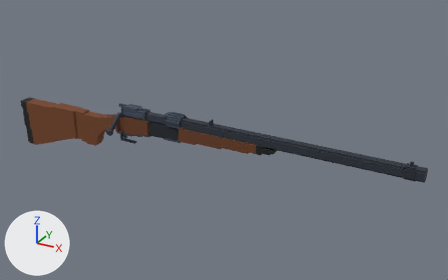
An edit to the glTF model packages/deadvox/src/content/base/assets/models/rifle_hunting.glb, drawn before and after from the same camera.
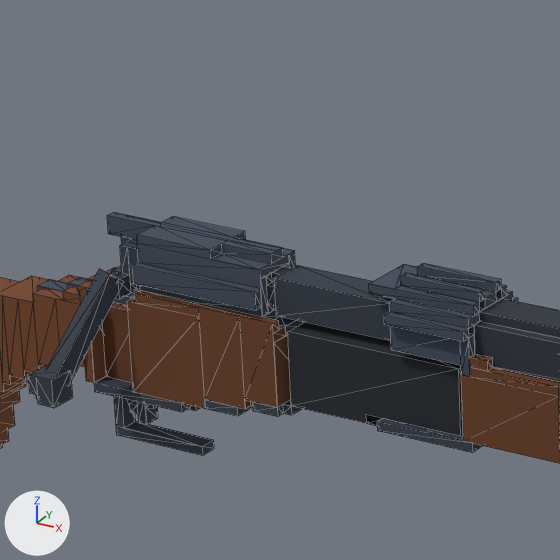
Each version appears first whole from a 50 mm lens placed at (0.727, -1.125, 0.543), pointed at (0.089, 0.034, -0.036), and next in a close-up on the part from 23% to 43% of the width and 24% to 58% of the height. Every picture has the same lights, and +X, +Y and +Z are marked at lower left. The older version's two pictures come first. The close-ups show mesh edges as thin lines. Vertices at exactly the same position are counted once.

The older version as bpy lines, for what is in view:
```python
ob_bolt_handle_knob_bolt_handle_knob = bpy.data.objects.new('bolt-handle-knob:bolt-handle-knob', me_bolt_handle_knob_bolt_handle_knob)
ob_bolt_handle_knob_bolt_handle_knob.parent = ob_rifle_hunting
ob_bolt_handle_knob_bolt_handle_knob.location = (-0.182, -0.0443, -0.0418)
ob_bolt_handle_knob_bolt_handle_knob.rotation_euler = (0.0, 0.0, -1.571)  # degrees (0, 0, -90)
ob_handguard_handguard = bpy.data.objects.new('handguard:handguard', me_handguard_handguard)
ob_handguard_handguard.parent = ob_rifle_hunting
ob_handguard_handguard.location = (0.0, 0.0, 0.0)
ob_lower_lower = bpy.data.objects.new('lower:lower', me_lower_lower)
ob_lower_lower.parent = ob_rifle_hunting
ob_lower_lower.location = (0.0, 0.0, -0.0517)
ob_receiver_receiver = bpy.data.objects.new('receiver:receiver', me_receiver_receiver)
ob_receiver_receiver.parent = ob_rifle_hunting
ob_receiver_receiver.location = (0.0, 0.0, 0.0)
ob_stock_stock = bpy.data.objects.new('stock:stock', me_stock_stock)
ob_stock_stock.parent = ob_rifle_hunting
ob_stock_stock.location = (-0.184, 0.0, -0.023)
# also in view: 'magazine:magazine' at (-0.048, 0.0, -0.028); 'bolt-handle-arm:bolt-handle-arm' at (-0.176, -0.029, -0.021); 'bolt-carrier:bolt-carrier' at (-0.106, -0.004, -0.002); 'barrel:barrel' at (0.276, 0.0, 0.0)
```
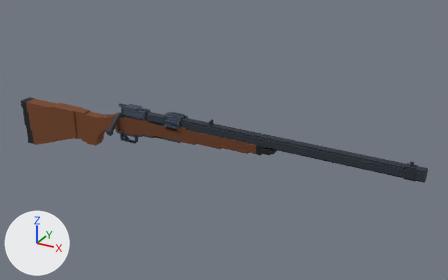
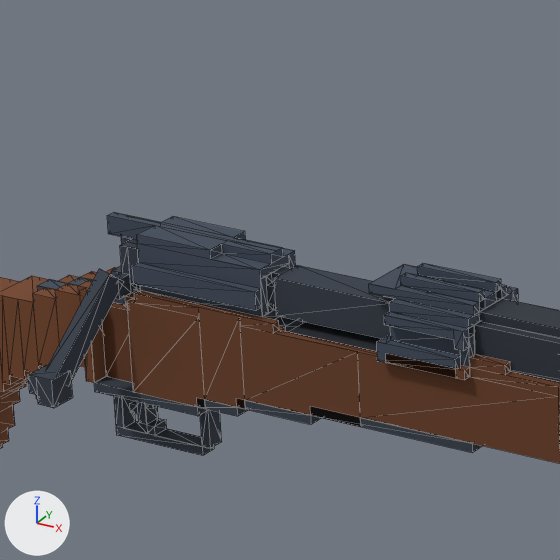
What differs and where, as boxes [x1, y1, x2, y2] in the close-ups (560 x 560 px; the box of a moved part takes in the faces that stretch with it):
'receiver:receiver', reshaped
    before: [37, 213, 518, 377]
    after: [37, 213, 518, 369]
part 1 of me_handguard_handguard, built on
    before: [128, 297, 560, 454]
    after: [125, 293, 560, 454]
part 2 of me_lower_lower, deleted
    before: [251, 400, 302, 417]
part 3 of me_lower_lower, moved or reshaped
    both: [115, 392, 472, 453]
part 4 of me_receiver_receiver, built on
    before: [388, 325, 468, 365]
    after: [377, 287, 518, 369]
part 5 of me_stock_stock, moved or reshaped
    before: [0, 275, 96, 367]
    after: [45, 271, 97, 344]
'magazine:magazine', unchanged, covered by the edit
    before: [288, 322, 463, 436]
    after: [288, 322, 382, 351]

Diff of the bpy script that builds the scene:
```diff
--- a/packages/deadvox/src/content/base/assets/models/rifle_hunting.glb.py
+++ b/packages/deadvox/src/content/base/assets/models/rifle_hunting.glb.py
@@ me_handguard_handguard @@
 # used by ob_handguard_handguard; parent = ob_rifle_hunting; location = (0.0, 0.0, 0.0)
-me_handguard_handguard.from_pydata(...)  # 183 vertices, 254 faces; spans x -0.184..0.236, y -0.016..0.016, z -0.052..-0.004
+me_handguard_handguard.from_pydata(...)  # 224 vertices, 332 faces; spans x -0.184..0.236, y -0.02..0.02, z -0.052..-0.004
+# me_handguard_handguard part 1: 17 vertices moved from x -0.14..0.008, y -0.016..0.016, z -0.052..-0.004 to x -0.136..0.016, y -0.016..0.016, z -0.052..-0.004; 9 vertices removed from x -0.164..-0.004, y -0.016..0.016, z -0.04..-0.008; 50 vertices added at x -0.168..0.04, y -0.02..0.02, z -0.044..-0.004
+# other edits to the shape of me_handguard_handguard do not show in these pictures
 me_handguard_handguard.materials.append(mat_693c20)
@@ me_lower_lower @@
 # used by ob_lower_lower; parent = ob_rifle_hunting; location = (0.0, 0.0, -0.0517)
-me_lower_lower.from_pydata(...)  # 110 vertices, 160 faces; spans x -0.184..0.0, y -0.016..0.016, z -0.028..0.012
+me_lower_lower.from_pydata(...)  # 84 vertices, 134 faces; spans x -0.184..0.0, y -0.016..0.016, z -0.028..0.012
+# me_lower_lower part 2: the loose piece of 24 vertices spanning x -0.108..-0.088, y -0.016..0.016, z 0.004..0.008 is deleted
+# me_lower_lower part 3: 3 vertices moved from x -0.128..-0.044, y -0.016..0.016, z 0.004..0.012 to x -0.132..-0.076, y -0.016..0.016, z 0.004..0.012; 31 vertices removed from x -0.168..0.0, y -0.016..0.016, z -0.008..0.012; 29 vertices added at x -0.18..-0.076, y -0.016..0.016, z -0.024..0.012
 me_lower_lower.materials.append(mat_333d4a)
@@ me_receiver_receiver @@
 # used by ob_receiver_receiver; parent = ob_rifle_hunting; location = (0.0, 0.0, 0.0)
-me_receiver_receiver.from_pydata(...)  # 285 vertices, 420 faces; spans x -0.22..0.0, y -0.02..0.02, z -0.052..0.02
+me_receiver_receiver.from_pydata(...)  # 328 vertices, 488 faces; spans x -0.22..0.0, y -0.02..0.02, z -0.052..0.02
+# me_receiver_receiver part 4: 8 vertices removed from x -0.04..0.0, y -0.02..0.016, z -0.008..0.004; 34 vertices added at x -0.044..0.0, y -0.02..0.02, z -0.028..0.012
+# other edits to the shape of me_receiver_receiver do not show in these pictures
 me_receiver_receiver.materials.append(mat_3e4959)
@@ me_stock_stock @@
 # used by ob_stock_stock; parent = ob_rifle_hunting; location = (-0.184, 0.0, -0.023)
-me_stock_stock.from_pydata(...)  # 268 vertices, 362 faces; spans x -0.32..0.0, y -0.016..0.016, z -0.125..0.011
+me_stock_stock.from_pydata(...)  # 254 vertices, 346 faces; spans x -0.32..0.0, y -0.016..0.016, z -0.125..0.011
+# me_stock_stock part 5: 1 vertex moved from x -0.016, y 0.004, z 0.007 to x -0.02, y 0.004, z 0.007; 23 vertices removed from x -0.208..-0.004, y -0.016..0.016, z -0.077..0.007; 15 vertices added at x -0.212..-0.02, y -0.016..0.016, z -0.077..0.007
+# other edits to the shape of me_stock_stock do not show in these pictures
 me_stock_stock.materials.append(mat_754324)
```
